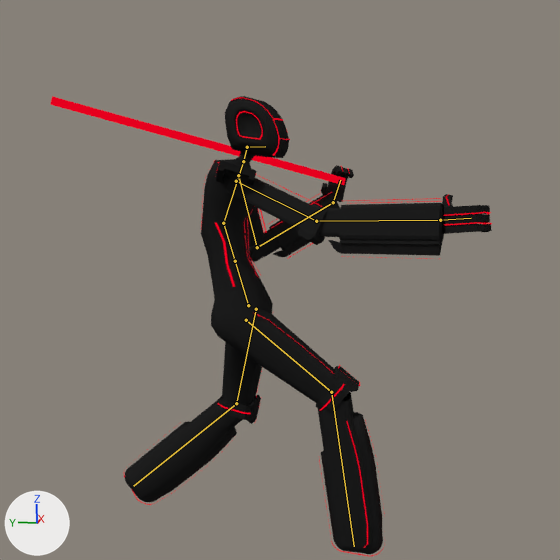
Renders of the Blender file blends/fastAtkAnim.blend from each side of a commit.
One viewpoint serves both versions: the file's camera 'Camera'. Lighting does not change. The marker at lower left points along +X, +Y and +Z. Both versions are drawn at frame 5 of the action 'ArmatureAction.001'; the numbers are the values there. The bones that bend it are drawn over the model as lines.
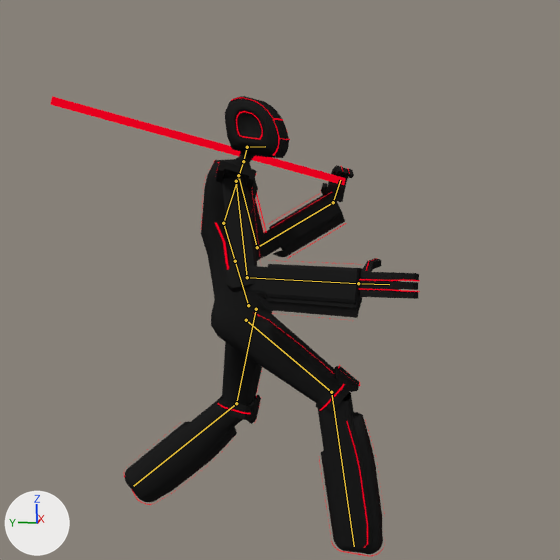
The edits, one by one:
Bone 'armRight' (bone_armright) turns from (76, 32, 77) to (21, 11, 69) degrees about its own x, y and z.
Bone 'armRight2' (bone_armright2) turns from (4, 7, 24) to (26, 11, 79) degrees about its own x, y and z.
Bone 'handRight' (bone_handright) turns from (-37, 4, 7) to (-9, 1, 2) degrees about its own x, y and z.

Boxes (x1, y1, x2, y2) around the edits, measured in the pictures (560 x 560 px):
'Plane', posed (16% narrower): before (50, 96, 492, 557); after (50, 96, 420, 557)
bone 'armRight', root to tip: before (236, 181) to (316, 221); after (236, 181) to (247, 277)
bone 'armRight2', root to tip: before (316, 221) to (440, 220); after (247, 277) to (358, 283)
bone 'handRight', root to tip: before (440, 220) to (471, 218); after (358, 283) to (389, 284)
